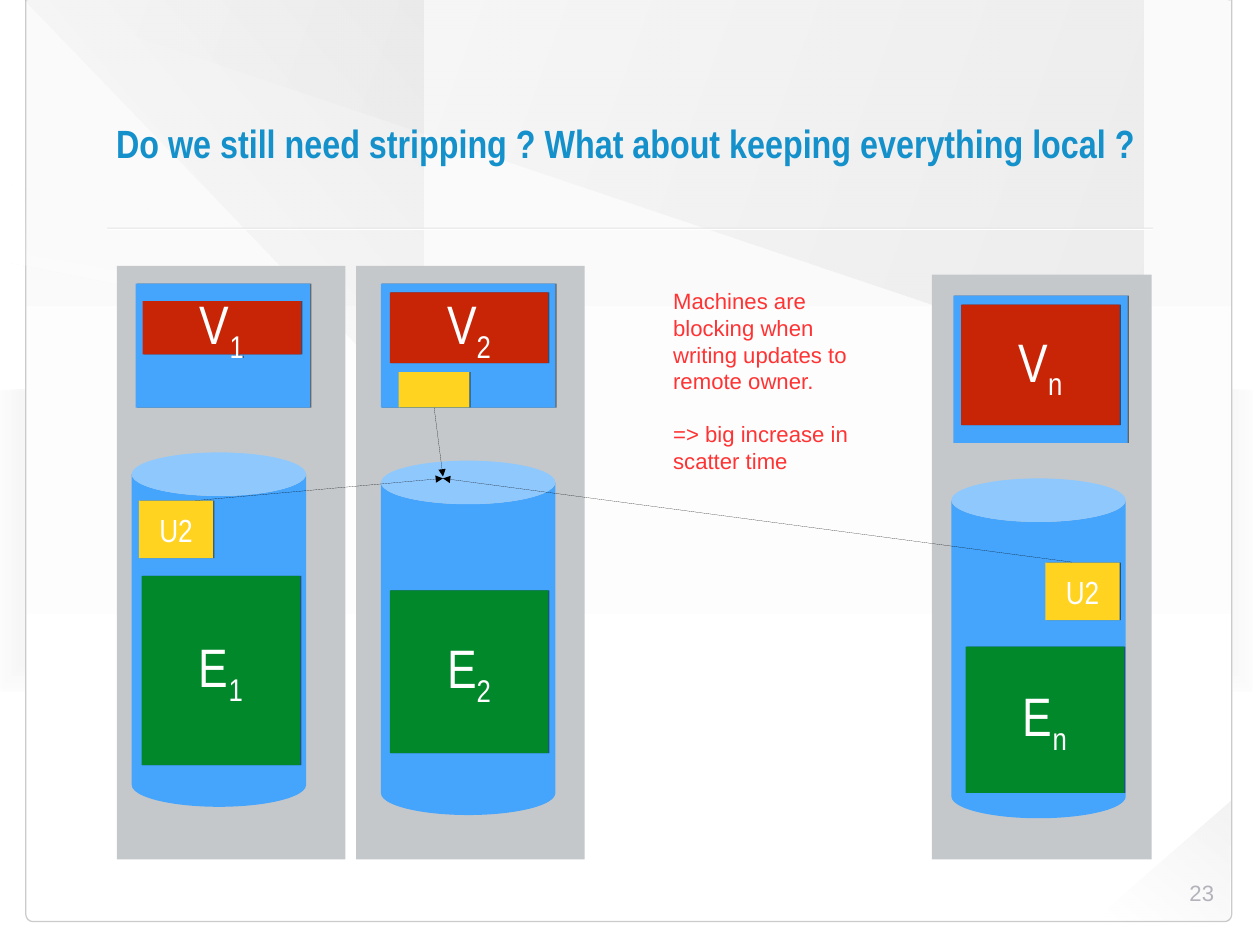
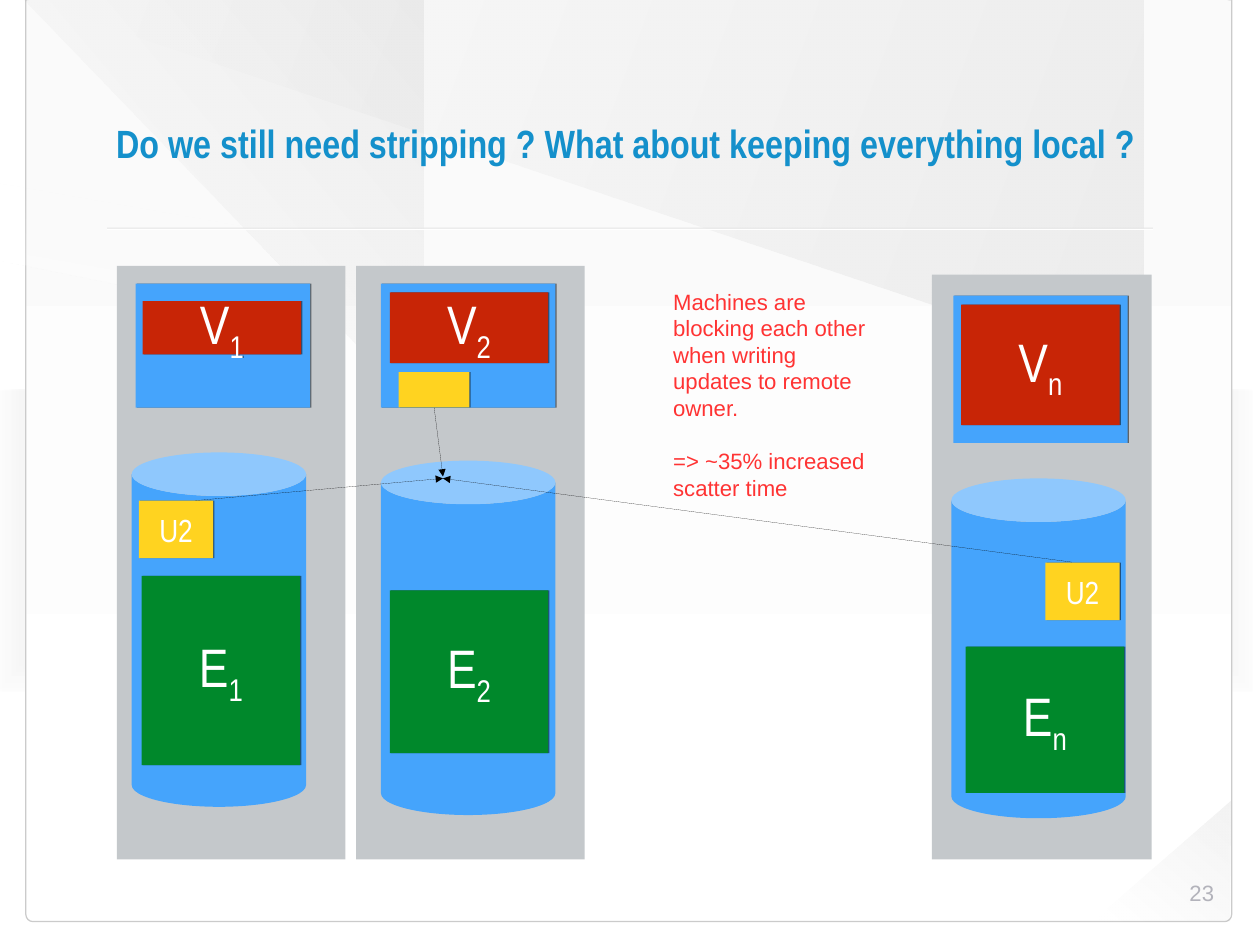
Before and after one commit to HaprianVlad/chaos, a slide deck: slide 23 of presentation.odp. Drawn at 1260x945 pixels with LibreOffice and Linux fonts; fonts in the diff are those of the drawing; background and template pictures are left out. Boxes give left, top, right and bottom in pixels: in the first picture for what was removed or moved away, otherwise in the second. Text is boxed around its words. In the diff, an @@ line names an element or a change of style, - is before the commit and + after.

Commit message:
work on presentation

```diff
--- a/presentation.odp
+++ b/presentation.odp
@@ text at <box>673,294,865,496</box>: text changed @@
-Machines are blocking when writing updates to remote owner.
-=> big increase in scatter time
+Machines are blocking each other when writing updates to remote owner.
+=> ~35% increased scatter time
```
Also in this commit, not shown: 1 other file.
